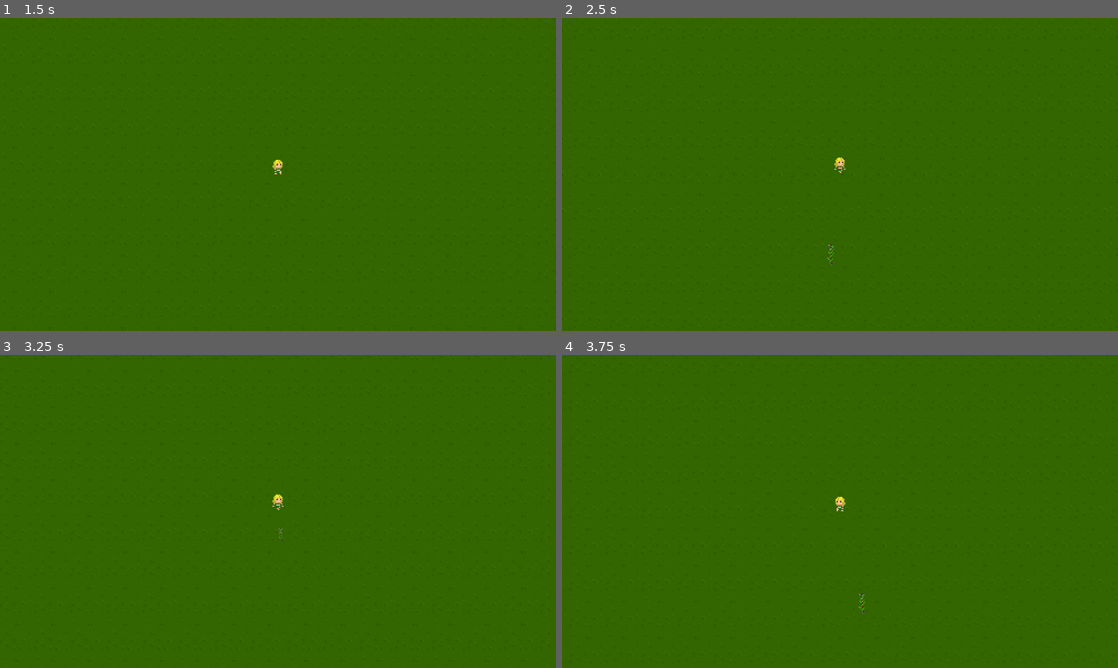
Above: before the commit, frames 1-4 (two rows, left to right).
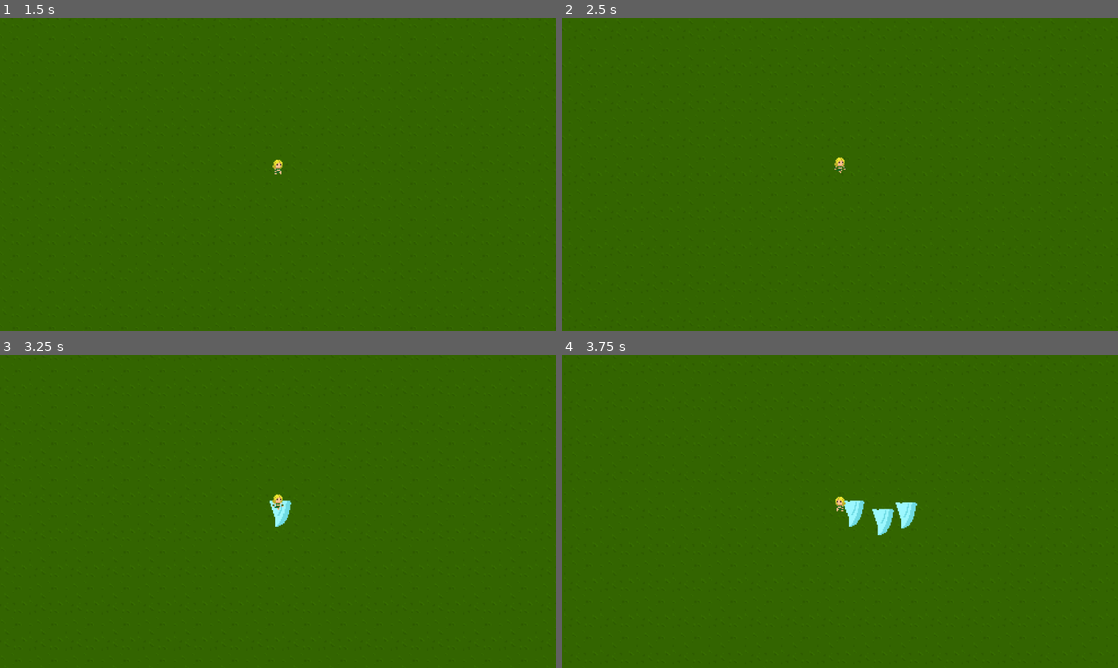
Above: after the commit, the same moments.

Repository: VlastaSeNemyje/VampiresClone
Game: Godot game, scene res://Scenes/world.tscn
Same seed, same stepped clock (60 frames per second), same inputs: the game is played once before the commit and once after it.
Inputs:
- Up to frame 1 (1.5 s): tap Enter at 0.5 s; hold D (right) 0.53-1.28 s; tap Space at 1.25 s; hold S (down) from 1.28 s (still down)
- Up to frame 2 (2.5 s): release S (down) at 2.03 s; hold D (right) from 2.03 s (still down)
- Up to frame 3 (3.25 s): release D (right) at 2.78 s; hold W (up) from 2.78 s (still down)
- Up to frame 4 (3.75 s): release W (up) at 3.53 s; hold A (left) from 3.53 s (still down)

Frame 1 is identical in both runs. In frame 2, less than 0.1% of the frame differs, in the area x 47-49%, y 72-80%; in frame 3, 0.2%; in frame 4, 0.7%, in the area x 50-64%, y 46-83%.

Commit message:
add attacks

Diff:
--- a/vampires-clone/Scenes/Attacks/tornado.gd
+++ b/vampires-clone/Scenes/Attacks/tornado.gd
@@ -1,19 +1,16 @@
 extends Area2D
-
 var level = 1
 var hp = 9999
 var speed = 100.0
 var damage = 5
 var attack_size = 1.0
 var knockback_amount = 100
+var last_movement = Vector2.ZERO
 
-var last_movement = Vector2.ZERO
-var angle = Vector2.ZERO
-var angle_less = Vector2.ZERO
-var angle_more = Vector2.ZERO
+var base_direction = Vector2.ZERO   # the "straight line" direction it curves around
+var angle_offset = 0.0              # this is what we tween, in radians
 
 signal remove_from_array(object)
-
 @onready var player = get_tree().get_first_node_in_group("player")
 
 func _ready():
@@ -25,9 +22,29 @@
 			knockback_amount = 100
 			attack_size = 1.0
 
-	var move_to_less = Vector2.ZERO
-	var move_to_more = Vector2.ZERO
-	match last_movement:
-		Vector2.UP, Vector2.DOWN:
-			move_to_less = global_position + Vector2(randf_range(-1, -0.25), last_movement.y)*500
-			move_to_more = global_position + Vector2(randf_range(0.25, 1), last_movement.y)*500
+	# Base direction is just whatever direction it was already heading
+	base_direction = last_movement if last_movement != Vector2.ZERO else Vector2.RIGHT
+	base_direction = base_direction.normalized()
+
+	var tween = create_tween()
+	var swing = deg_to_rad(90) # how wide the half-circle swing is, tweak to taste
+	var dir_sign = 1 if randi_range(0, 1) == 1 else -1
+
+	# Oscillate the angle_offset back and forth -> traces arcs, like a tornado weaving
+	for i in range(3):
+		tween.tween_property(self, "angle_offset", dir_sign * swing, 2)
+		tween.tween_property(self, "angle_offset", -dir_sign * swing, 2)
+
+	tween.play()
+
+	# Auto-remove after 3 seconds
+	get_tree().create_timer(3.0).timeout.connect(_on_timer_timeout)
+
+
+func _physics_process(delta):
+	var current_dir = base_direction.rotated(angle_offset)
+	position += current_dir * speed * delta
+
+func _on_timer_timeout():
+	emit_signal("remove_from_array")
+	queue_free()
--- a/vampires-clone/Scenes/Attacks/tornado.tscn
+++ b/vampires-clone/Scenes/Attacks/tornado.tscn
@@ -22,6 +22,7 @@
 size = Vector2(20, 23)
 
 [node name="Tornado" type="Area2D" unique_id=1931653855 groups=["attack"]]
+top_level = true
 collision_layer = 4
 collision_mask = 0
 script = ExtResource("1_pgy2e")
@@ -34,5 +35,9 @@
 shape = SubResource("RectangleShape2D_knycw")
 
 [node name="Timer" type="Timer" parent="." unique_id=577090281]
+wait_time = 10.0
+autostart = true
 
 [node name="AudioStreamPlayer2D" type="AudioStreamPlayer2D" parent="." unique_id=731117847]
+
+[connection signal="timeout" from="Timer" to="." method="_on_timer_timeout"]
--- a/vampires-clone/Scenes/player.tscn
+++ b/vampires-clone/Scenes/player.tscn
@@ -141,8 +141,18 @@
 wait_time = 0.075
 
 [node name="WhipTimer" type="Timer" parent="Attack" unique_id=92591930]
+unique_name_in_owner = true
 
-[node name="WhipTimerAttack" type="Timer" parent="Attack/WhipTimer" unique_id=1322223988]
+[node name="WhipAttackTimer" type="Timer" parent="Attack/WhipTimer" unique_id=1322223988]
+unique_name_in_owner = true
+
+[node name="TornadoTimer" type="Timer" parent="Attack" unique_id=331399332]
+unique_name_in_owner = true
+wait_time = 3.0
+
+[node name="TornadoAttackTimer" type="Timer" parent="Attack/TornadoTimer" unique_id=90193387]
+unique_name_in_owner = true
+wait_time = 0.2
 
 [node name="EnemyDetectionArea" type="Area2D" parent="." unique_id=307411742]
 collision_layer = 4
@@ -155,6 +165,10 @@
 [connection signal="hurt" from="HurtBox" to="." method="_on_hurt_box_hurt"]
 [connection signal="timeout" from="Attack/ArrowTimer" to="." method="_on_arrow_timer_timeout"]
 [connection signal="timeout" from="Attack/ArrowTimer/ArrowAttackTimer" to="." method="_on_arrow_attack_timer_timeout"]
+[connection signal="timeout" from="Attack/WhipTimer" to="." method="_on_whip_timer_timeout"]
+[connection signal="timeout" from="Attack/WhipTimer/WhipAttackTimer" to="." method="_on_whip_attack_timer_timeout"]
+[connection signal="timeout" from="Attack/TornadoTimer" to="." method="_on_tornado_timer_timeout"]
+[connection signal="timeout" from="Attack/TornadoTimer/TornadoAttackTimer" to="." method="_on_tornado_attack_timer_timeout"]
 [connection signal="body_entered" from="EnemyDetectionArea" to="." method="_on_enemy_detection_area_body_entered"]
 [connection signal="body_exited" from="EnemyDetectionArea" to="." method="_on_enemy_detection_area_body_exited"]
 
--- a/vampires-clone/Scripts/player.gd
+++ b/vampires-clone/Scripts/player.gd
@@ -6,88 +6,146 @@
 
 #Attacks
 var Arrow = preload("res://Scenes/Attacks/arrow_attack.tscn")
+var Tornado = preload("res://Scenes/Attacks/tornado.tscn")
+var Whip = preload("res://Scenes/Attacks/whip_attack.tscn")
 
 @onready var animated_sprite_2d: AnimatedSprite2D = $AnimatedSprite2D
 
 #AttacksNodes
 @onready var ArrowTimer = get_node("%ArrowTimer")
 @onready var ArrowAttackTimer = get_node("%ArrowAttackTimer")
+@onready var tornadoTimer = get_node("%TornadoTimer")
+@onready var tornadoAttackTimer = get_node("%TornadoAttackTimer")
+@onready var whipTimer = get_node("%WhipTimer")
+@onready var whipAttackTimer = get_node("%WhipAttackTimer")
 
 #Arrow
 var arrow_ammo = 0
-var arrow_baseammo = 1
+var arrow_baseammo = 0
 var arrow_attackspeed = 1.5
-var arrow_level = 1
+var arrow_level = 0
+
+#Tornado
+var tornado_ammo = 0
+var tornado_baseammo = 3
+var tornado_attackspeed = 3
+var tornado_level = 1
+
+#Whip
+var whip_ammo = 0
+var whip_baseammo = 0
+var whip_attackspeed = 2
+var whip_level = 0
 
 #Enemy Related
 var enemy_close = []
 
 func _ready():
-	attack()
+    attack()
 
 func _physics_process(delta):
-	movement()
+    movement()
 
 func movement():
-	var x_mov = Input.get_action_strength("right") - Input.get_action_strength("left")
-	var y_mov = Input.get_action_strength("down") - Input.get_action_strength("up")
-	var mov = Vector2(x_mov,y_mov)
+    var x_mov = Input.get_action_strength("right") - Input.get_action_strength("left")
+    var y_mov = Input.get_action_strength("down") - Input.get_action_strength("up")
+    var mov = Vector2(x_mov,y_mov)
 
-	if x_mov > 0:
-		animated_sprite_2d.flip_h = false
-	elif x_mov < 0:
-		animated_sprite_2d.flip_h = true
+    if x_mov > 0:
+        animated_sprite_2d.flip_h = false
+    elif x_mov < 0:
+        animated_sprite_2d.flip_h = true
 
-	velocity = mov.normalized()*movement_speed
-	move_and_slide()
+    velocity = mov.normalized()*movement_speed
+    move_and_slide()
 
-	if mov == Vector2.ZERO:
-		last_movement = mov
-		animated_sprite_2d.play("idle")
-	else:
-		animated_sprite_2d.play("run")
+    if mov == Vector2.ZERO:
+        last_movement = mov
+        animated_sprite_2d.play("idle")
+    else:
+        animated_sprite_2d.play("run")
 
 func attack():
-	if arrow_level > 0:
-		ArrowTimer.wait_time = arrow_attackspeed
-		if ArrowTimer.is_stopped():
-			ArrowTimer.start()
+    if tornado_level > 0:
+        ArrowTimer.wait_time = arrow_attackspeed
+        if ArrowTimer.is_stopped():
+            ArrowTimer.start()
+    if tornado_level > 0:
+        tornadoTimer.wait_time = tornado_attackspeed
+        if tornadoTimer.is_stopped():
+            tornadoTimer.start()
+    if tornado_level > 0:
+        whipTimer.wait_time = whip_attackspeed
+        if whipTimer.is_stopped():
+            whipTimer.start()
 
 func _on_hurt_box_hurt(damage, _angle, _knockback):
-	hp -= damage
-	print(hp)
+    hp -= damage
+    print(hp)
 
 
 func _on_arrow_timer_timeout():
-	arrow_ammo += arrow_baseammo
-	ArrowAttackTimer.start()
+    arrow_ammo += arrow_baseammo
+    ArrowAttackTimer.start()
+
+#AttackTimers
+
+func _on_arrow_attack_timer_timeout():
+    if arrow_ammo > 0:
+        var arrow_attack = Arrow.instantiate()
+        arrow_attack.position = position
+        arrow_attack.target = get_random_target()
+        arrow_attack.level = arrow_level
+        add_child(arrow_attack)
+        arrow_ammo -= 1
+        if arrow_ammo > 0:
+            ArrowAttackTimer.start()
+        else:
+            ArrowAttackTimer.stop()
+
+func _on_tornado_timer_timeout():
+    tornado_ammo += tornado_baseammo
+    tornadoAttackTimer.start()
+
+func _on_tornado_attack_timer_timeout():
+    if tornado_ammo > 0:
+        var Tornado_attack = Tornado.instantiate()
+        Tornado_attack.position = position
+        Tornado_attack.last_movement = last_movement
+        Tornado_attack.level = tornado_level
+        add_child(Tornado_attack)
+        tornado_ammo -= 1
+        if tornado_ammo > 0:
+            tornadoAttackTimer.start()
+        else:
+            tornadoAttackTimer.stop()
+
+func _on_whip_timer_timeout():
+    whip_ammo += whip_baseammo
+    whipAttackTimer.start()
 
 
-func _on_arrow_attack_timer_timeout():
-	if arrow_ammo > 0:
-		var arrow_attack = Arrow.instantiate()
-		arrow_attack.position = position
-		arrow_attack.target = get_random_target()
-		arrow_attack.level = arrow_level
-		add_child(arrow_attack)
-		arrow_ammo -= 1
-		if arrow_ammo > 0:
-			ArrowAttackTimer.start()
-		else:
-			ArrowAttackTimer.stop()
+func _on_whip_attack_timer_timeout() -> void:
+    if whip_ammo > 0:
+        var whip_attack = Whip.instantiate()
+        whip_attack.position = position
+        whip_attack.level = whip_level
+        add_child(whip_attack)
+        whipTimer.start()
 
 func get_random_target():
-	if enemy_close.size() > 0:
-		return enemy_close.pick_random().global_position
-	else:
-		return Vector2.UP
+    if enemy_close.size() > 0:
+        return enemy_close.pick_random().global_position
+    else:
+        return Vector2.UP
 
+#BodyEnters detection
 
 func _on_enemy_detection_area_body_entered(body):
-	if not enemy_close.has(body):
-		enemy_close.append(body)
+    if not enemy_close.has(body):
+        enemy_close.append(body)
 
 
 func _on_enemy_detection_area_body_exited(body):
-	if enemy_close.has(body):
-		enemy_close.erase(body)
+    if enemy_close.has(body):
+        enemy_close.erase(body)
